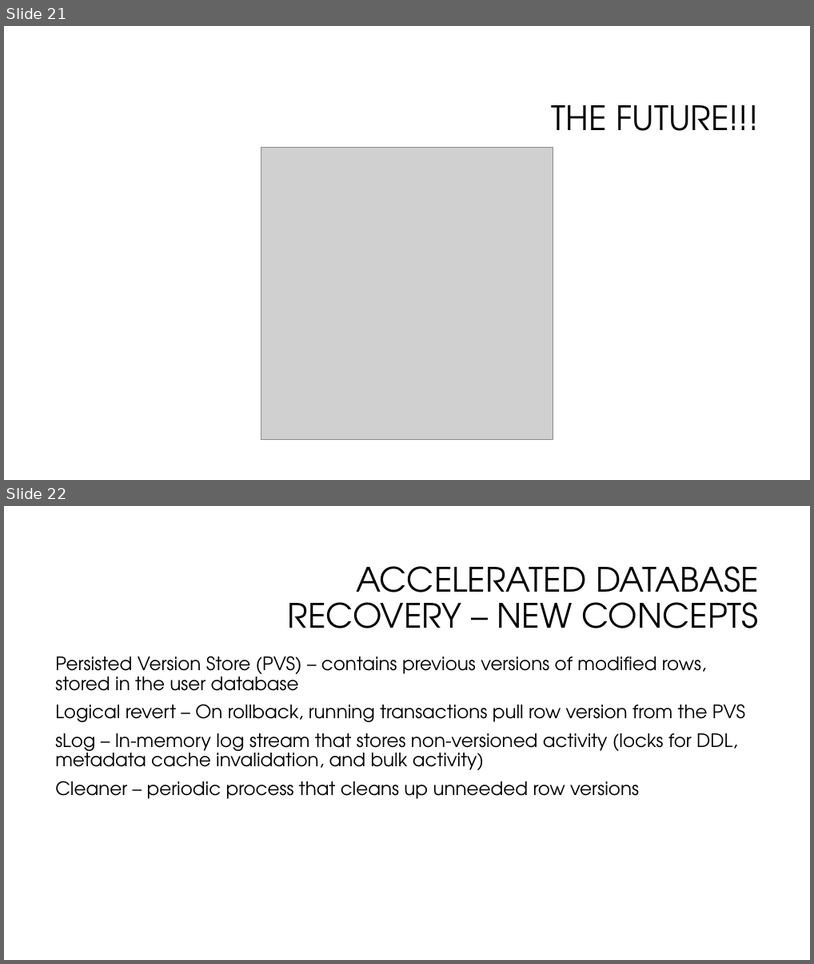
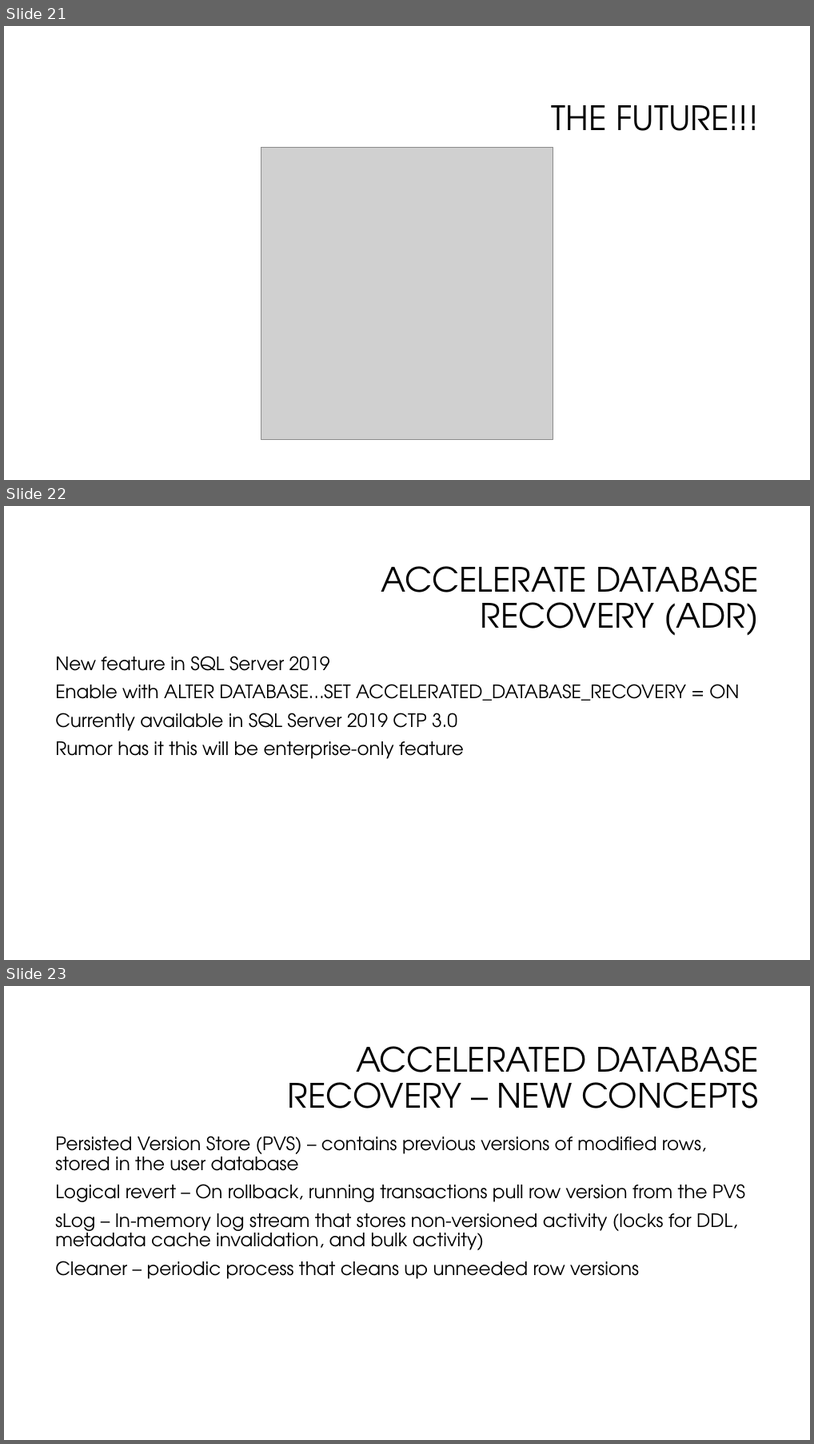
Before and after one commit to skreebydba/AcceleratedDatabaseRecovery, a slide deck: AcceleratedDatabaseRecovery/AcceleratedDatabaseRecovery.pptx. Shown one above the other, each under a label of ours: slides 21 and 22 before the commit, slides 21, 22 and 23 after it. The pictures are 814x964 and 814x1444 pixels, drawn with LibreOffice and Linux fonts; fonts in the diff are those of the drawing; grey boxes stand for pictures; background and template pictures are left out. Boxes give left, top, right and bottom in pixels: in the first picture for what was removed or moved away, otherwise in the second. Text is boxed around its words. In the diff, an @@ line names an element or a change of style, - is before the commit and + after.

```diff
--- a/AcceleratedDatabaseRecovery/AcceleratedDatabaseRecovery.pptx
+++ b/AcceleratedDatabaseRecovery/AcceleratedDatabaseRecovery.pptx
@@ slide 22 added at (x1=4, y1=506, x2=810, y2=960), background #FFFFFF @@
@@ title added at (x1=382, y1=566, x2=759, y2=636), 40 pt, text #000000 @@
+ACCELERATE DATABASE RECOVERY (ADR)
@@ text added at (x1=55, y1=656, x2=739, y2=759), 22 pt, text #000000 @@
+New feature in SQL Server 2019
+Enable with ALTER DATABASE…SET ACCELERATED_DATABASE_RECOVERY = ON
+Currently available in SQL Server 2019 CTP 3.0
+Rumor has it this will be enterprise-only feature
@@ what was slide 22 is now slide 23 @@
```
Also in this commit, not shown: 1 slide changed.
